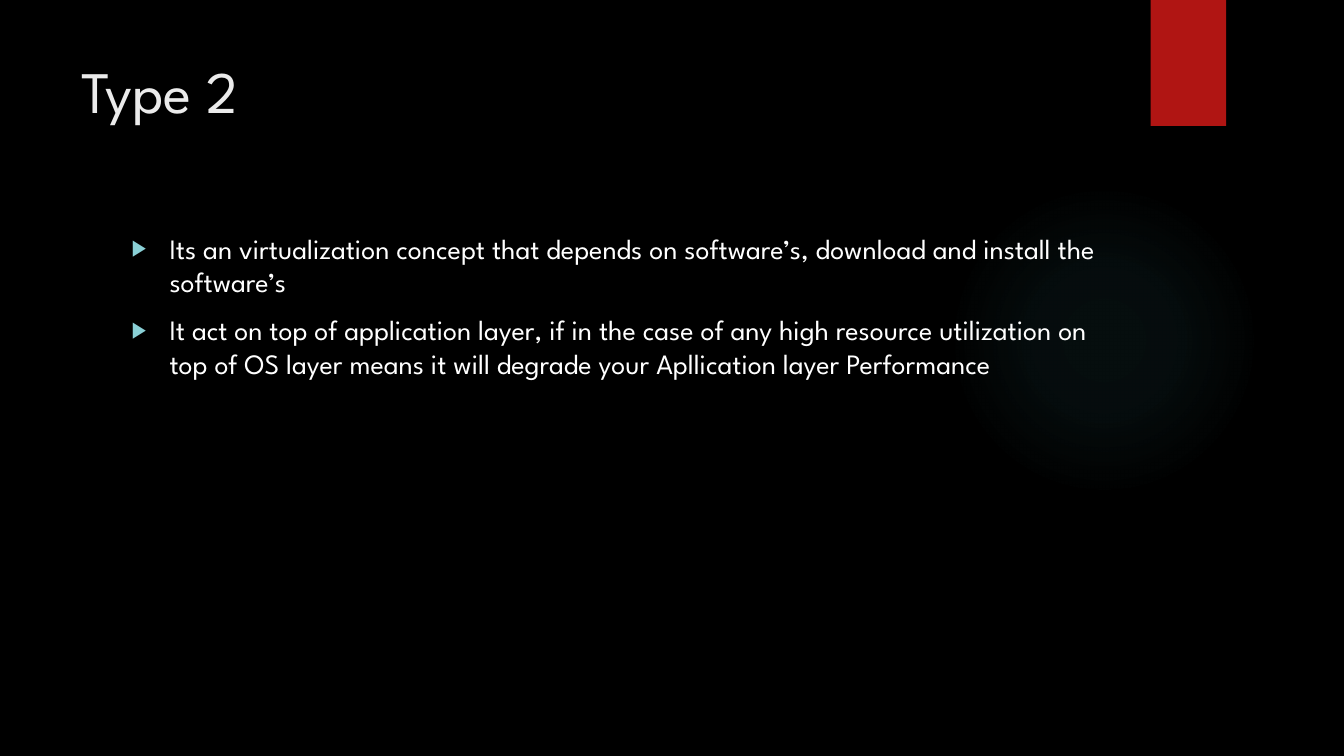
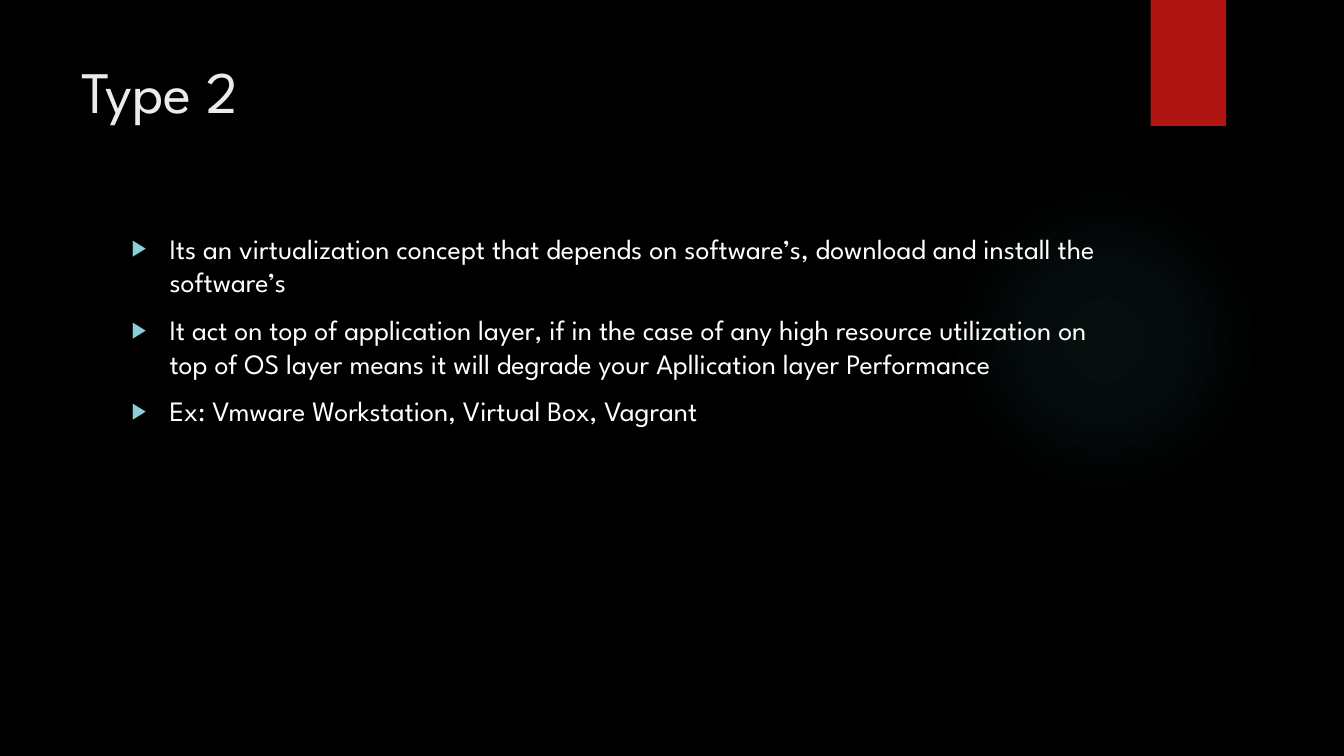
Before and after one commit to karthick1808/DW001, a slide deck: slide 11 of Cloud Basics.pptx. Drawn at 1344x756 pixels with LibreOffice and Linux fonts; fonts in the diff are those of the drawing; background and template pictures are left out. Boxes give left, top, right and bottom in pixels: in the first picture for what was removed or moved away, otherwise in the second. Text is boxed around its words. In the diff, an @@ line names an element or a change of style, - is before the commit and + after.

```diff
--- a/Cloud Basics.pptx
+++ b/Cloud Basics.pptx
@@ text at (170, 401, 697, 427): paragraph added @@
+▶ Ex: Vmware Workstation, Virtual Box, Vagrant
```
Also in this commit, not shown: 1 other slide changed, 8 slides added.
